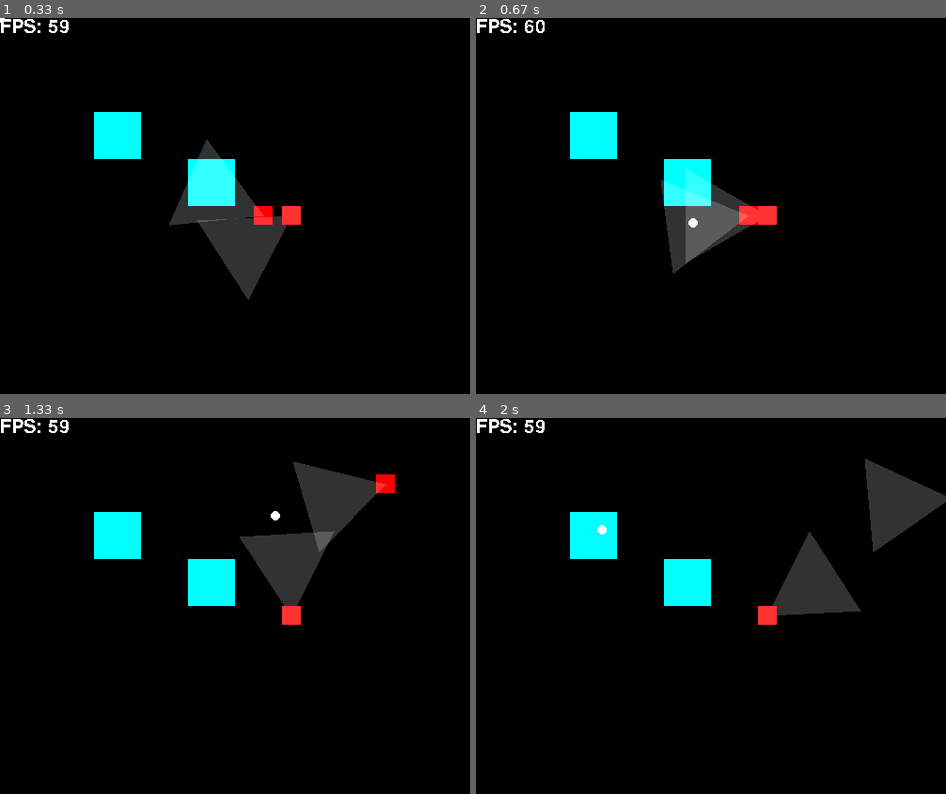
Above: before the commit, frames 1-4 (two rows, left to right).
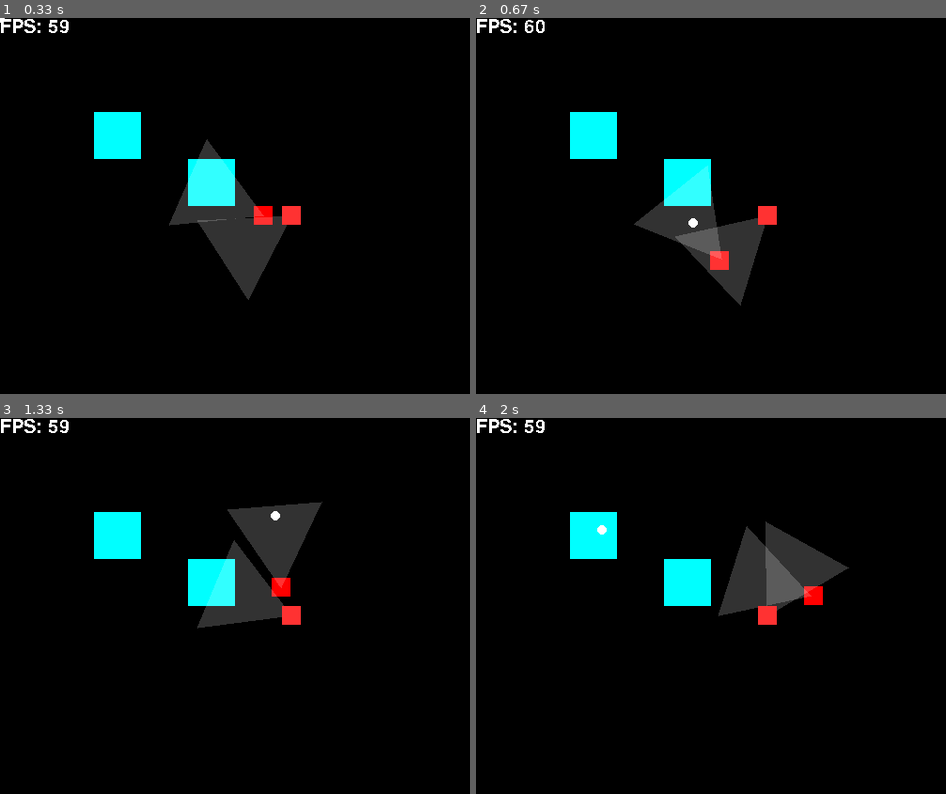
Above: after the commit, the same moments.

Repository: slalomsquid/2DShooter
Game: pygame game, started from main.py
The game is run twice, just before and just after one commit, with the same random seed, the same clock (stepped at 60 frames per second) and the same inputs.
Inputs (mouse positions are in pixels of both pictures, inside the frame that each line leads up to):
- Up to frame 1 (0.33 s): no input
- Up to frame 2 (0.67 s): hold Shift from 0.33 s (still down); hold Right from 0.33 s (still down); move the mouse to (692, 221) at 0.37 s
- Up to frame 3 (1.33 s): release Shift at 0.8 s; release Right at 0.8 s; hold W 0.83-1.3 s; hold Right 0.83-1.3 s; move the mouse to (277, 515) at 0.87 s
- Up to frame 4 (2 s): tap S at 1.33 s; hold Right from 1.67 s (still down); move the mouse to (602, 530) at 1.7 s

Frame 1 is identical in both runs. In frame 2, 3.8% of the frame differs, in the area x 33-62%, y 39-77%; in frame 3, 6.8%, in the area x 42-84%, y 11-56%; in frame 4, 6.1%.

Commit message:
fixed locking the player movement to mouse

Diff:
--- a/main.py
+++ b/main.py
@@ -22,34 +22,10 @@
 
 def bullet_movement(bullets, rectangles):
     for bullet in bullets[:]:
-        bullet.x += 5
+        bullet.x += constants.BULLET_VEL
         if bullet.x > constants.WIDTH or any(bullet.colliderect(obj) for obj in rectangles):
             bullets.remove(bullet)
 
-def handle_movement(player, rectangles, keys):
-    dx = 0
-    dy = 0
-
-    if any(keys[k] for k in keybinds.up):
-        dy -= 5
-    if any(keys[k] for k in keybinds.down):
-        dy += 5
-    if any(keys[k] for k in keybinds.left):
-        dx -= 5
-    if any(keys[k] for k in keybinds.right):
-        dx += 5
-
-    # Try X movement
-    if dx != 0:
-        new_rect = player.rect.move(dx, 0)
-        if not any(obj.colliderect(new_rect) for obj in rectangles):
-            player.rect = new_rect
-
-    # Try Y movement
-    if dy != 0:
-        new_rect = player.rect.move(0, dy)
-        if not any(obj.colliderect(new_rect) for obj in rectangles):
-            player.rect = new_rect
 
 def draw(player_surface, blocks, enemy_surfaces, mouse_pos, bullets, player, enemies):
     screen.fill((0, 0, 0))
@@ -107,25 +83,20 @@
                     player.handle_mouse(mouse_pos, mouse_rel, delta_time)
                 case pygame.KEYDOWN:
                     if event.key == pygame.K_SPACE:
-                        bullet = pygame.Rect(player.x, player.y, 10, 5)
+                        bullet = pygame.cicl(player.x, player.y, 10, 5)
                         bullets.append(bullet)
 
         # Input handling
-        held_actions = []
 
-        if held_actions:
-            if "exit" in held_actions:
-                running = False
+
         keys = pygame.key.get_pressed()
         if any(keys[k] for k in keybinds.exit):
-            held_actions.append("exit")
-        if any(keys[k] for k in keybinds.shift):
-            held_actions.append("shift")
+            pygame.quit()
+            running = False
 
         # Frame process logic
 
         player_surface = player.process(mouse_pos, mouse_rel, delta_time)
-
         enemy_surfaces = []
 
         for enemy in enemies:
@@ -136,7 +107,7 @@
         rectangles = [block.rect for block in blocks] + [enemy.rect for enemy in enemies]
 
         # Render logic
-        handle_movement(player, rectangles, keys)
+        player.handle_movement(keys, delta_time, rectangles)
         player.sync_player()
         bullet_movement(bullets, rectangles)
         draw(player_surface, blocks, enemy_surfaces, mouse_pos, bullets, player, enemies)
--- a/player.py
+++ b/player.py
@@ -21,39 +21,58 @@
         self.fov = 60
         self.walk_to_mouse = False
 
-    def handle_held(self, keys, delta_time):
-        changed = False
-        if "shift" in keys:
+    def handle_movement(self, keys, delta_time, rectangles):
+
+        dx = 0
+        dy = 0
+
+        speed = self.speed * delta_time
+
+        forward = angle_to_vector(self.rotation)
+        strafe = angle_to_vector(self.rotation - 90)
+
+        if keys [pygame.K_LSHIFT]:
             self.walk_to_mouse = True
         else:
             self.walk_to_mouse = False
-        if "up" in keys:
-            # Multiply by dt to make 10 px / s
+
+        if any(keys[k] for k in keybinds.up):
             if self.walk_to_mouse:
-                self.x, self.y = move_at_angle(np.array([self.x, self.y]), self.rotation, self.speed * delta_time)
+                dx += forward[0] * speed
+                dy += forward[1] * speed
             else:
-                self.y -= self.speed * delta_time
-            changed = True
-        if "down" in keys:
+                dy -= speed
+        if any(keys[k] for k in keybinds.down):
             if self.walk_to_mouse:
-                self.x, self.y = move_at_angle(np.array([self.x, self.y]), self.rotation + 180, self.speed * delta_time)
+                dx -= forward[0] * speed
+                dy -= forward[1] * speed
             else:
-                self.y += self.speed * delta_time
-            changed = True
-        if "left" in keys:
-            # self.x -= self.speed * delta_time
+                dy += speed
+        if any(keys[k] for k in keybinds.left):
             if self.walk_to_mouse:
-                self.x, self.y = move_at_angle(np.array([self.x, self.y]), self.rotation - 90, self.speed * delta_time)
+                dx += strafe[0] * speed
+                dy += strafe[1] * speed
             else:
-                self.x -= self.speed * delta_time
-            changed = True
-        if "right" in keys:
+                dx -= speed
+        if any(keys[k] for k in keybinds.right):
             if self.walk_to_mouse:
-                self.x, self.y = move_at_angle(np.array([self.x, self.y]), self.rotation + 90, self.speed * delta_time)
+                dx += strafe[0] * speed
+                dy += strafe[1] * speed
             else:
-                self.x += self.speed * delta_time
-            changed = True
-        return changed
+                dx += speed
+
+        # Try X movement
+        if dx != 0:
+            new_rect = self.rect.move(dx, 0)
+            if not any(obj.colliderect(new_rect) for obj in rectangles):
+                self.rect = new_rect
+
+        # Try Y movement
+        if dy != 0:
+            new_rect = self.rect.move(0, dy)
+            if not any(obj.colliderect(new_rect) for obj in rectangles):
+                self.rect = new_rect
+
 
     def handle_mouse(self, mouse_pos, mouse_rel, delta_time):
         pass
@@ -69,8 +88,8 @@
         view_left = self.rotation - 30
         view_right = self.rotation + 30
 
-        view_left_direction = angle_to_vector(view_left)
-        view_right_direction = angle_to_vector(view_right)
+        view_left_strafe = angle_to_vector(view_left)
+        view_right_strafe = angle_to_vector(view_right)
 
         # Create temporary overlay to allow transparency
         surface = pygame.Surface((constants.WIDTH, constants.HEIGHT), pygame.SRCALPHA)
